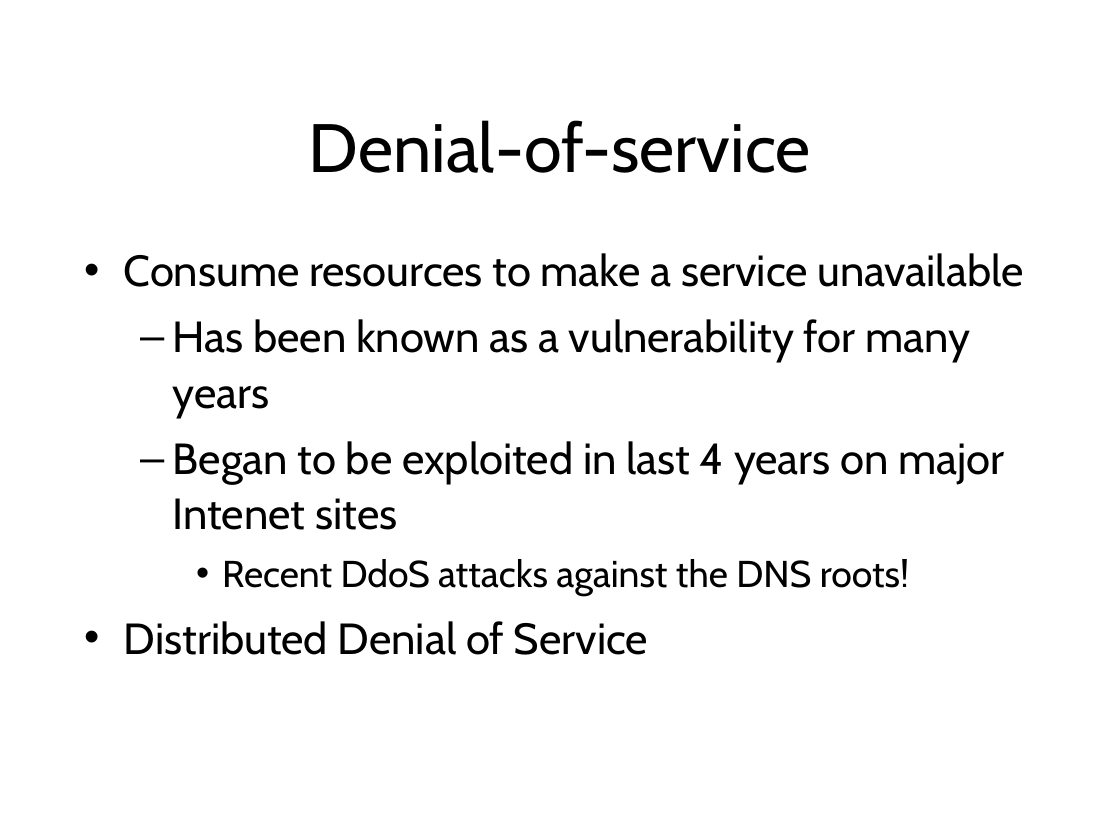
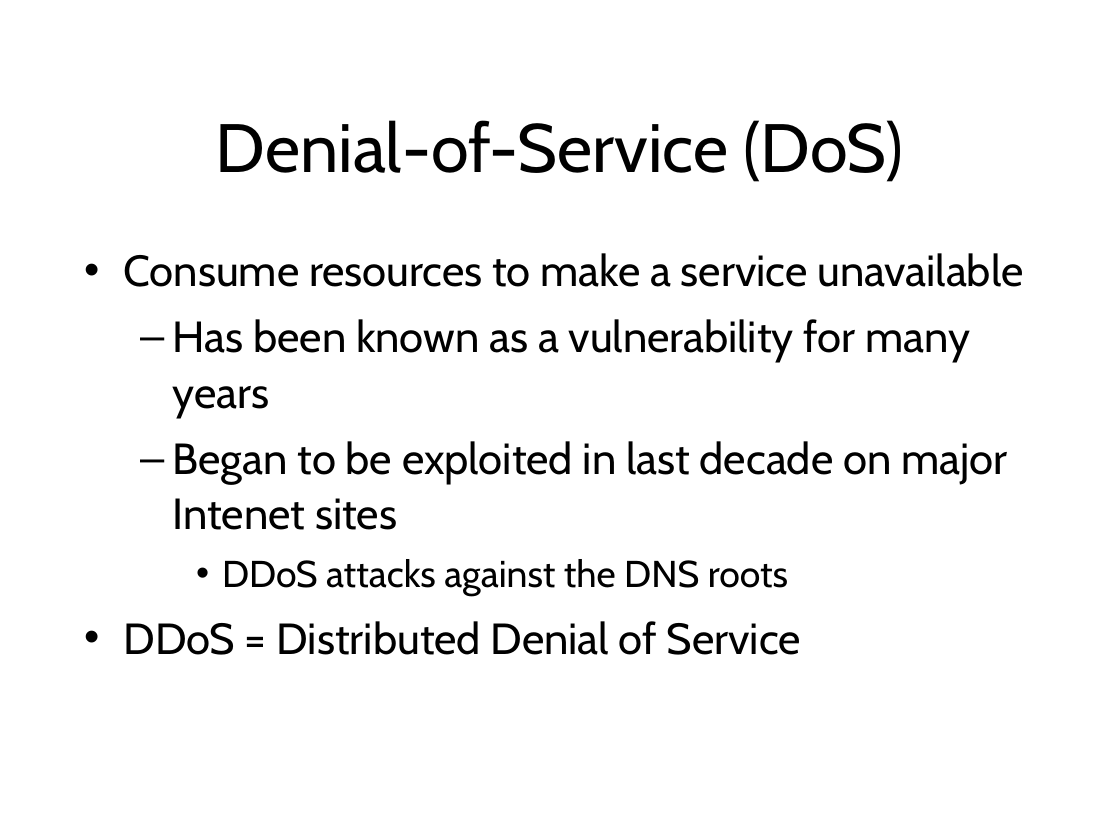
Before and after one commit to sftcd/cs7053, a slide deck: slide 38 of lectures/02-concepts/02-concepts.ppt. Drawn at 1120x840 pixels with LibreOffice and Linux fonts; fonts in the diff are those of the drawing. Boxes give left, top, right and bottom in pixels: in the first picture for what was removed or moved away, otherwise in the second. Text is boxed around its words. In the diff, an @@ line names an element or a change of style, - is before the commit and + after.

Commit message:
tweak 02

```diff
--- a/lectures/02-concepts/02-concepts.ppt
+++ b/lectures/02-concepts/02-concepts.ppt
@@ title at [216,120,904,182]: text changed @@
-Denial-of-service
+Denial-of-Service (DoS)
@@ text at [124,441,1007,655]: text changed @@
-  – Began to be exploited in last 4 years on major Intenet sites
-    • Recent DdoS attacks against the DNS roots!
-• Distributed Denial of Service
+  – Began to be exploited in last decade on major Intenet sites
+    • DDoS attacks against the DNS roots
+• DDoS = Distributed Denial of Service
```
Also in this commit, not shown: 33 other slides changed.
